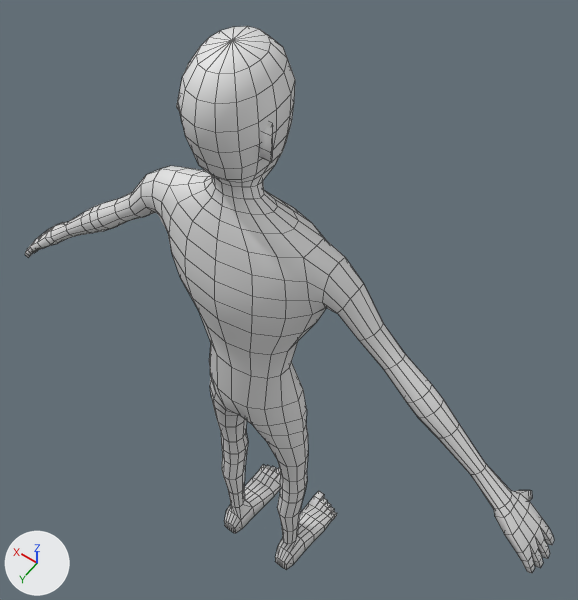
Two versions of the Blender file assets/models/human_base/human_base_thin.blend, one commit apart.
Both versions are drawn from a 50 mm camera at (-0.624, 0.744, 2.446) aimed at (0.035, -0.178, 0.998). The lights are fixed; the arrows at lower left show +X, +Y and +Z. The picture after the commit comes second. Mesh edges are drawn as thin lines.

In view in the first picture: 'Body'.
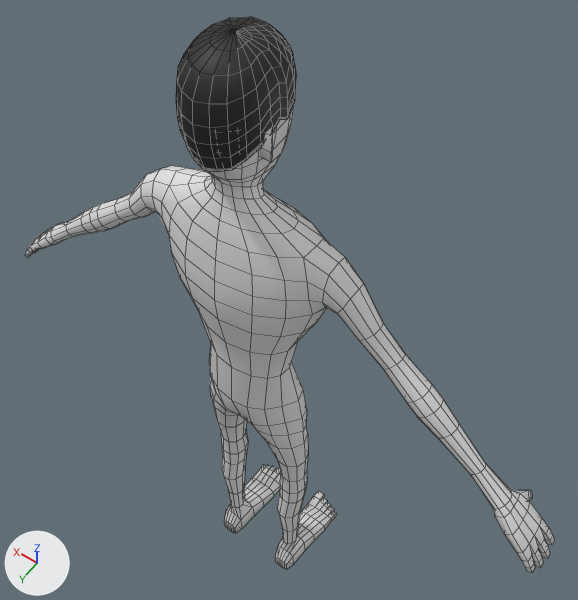
Changed parts and their boxes (x1, y1, x2, y2) in the pictures (578 x 600 px):
'Hair_student', added (black): after (176, 17, 296, 172)

What changed in the scene script:
```text
Add mat_hairblack:
    mat_hairblack = principled_material('HairBlack')
    mat_hairblack.base_color = (0.018, 0.016, 0.015)  # black #242221
    mat_hairblack.roughness = 0.6
Add me_hair_student:
    me_hair_student.from_pydata(...)  # 409 vertices, 408 faces; spans x -0.079..0.079, y -0.09..0.103, z 1.615..1.809
    me_hair_student.polygons.foreach_set('use_smooth', [True] * 408)
    me_hair_student.materials.append(mat_hairblack)  # black #242221
Add ob_hair_student:
    ob_hair_student = bpy.data.objects.new('Hair_student', me_hair_student)
    ob_hair_student.location = (0.0, 0.0, 0.0)
```
